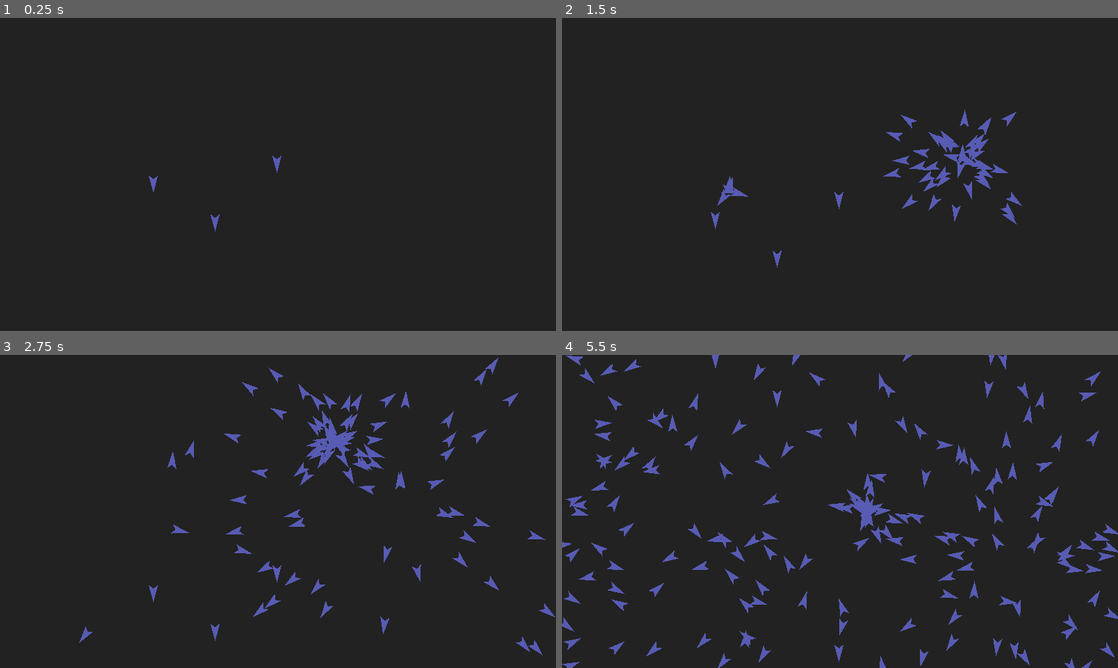
Above: before the commit, frames 1-4 (two rows, left to right).
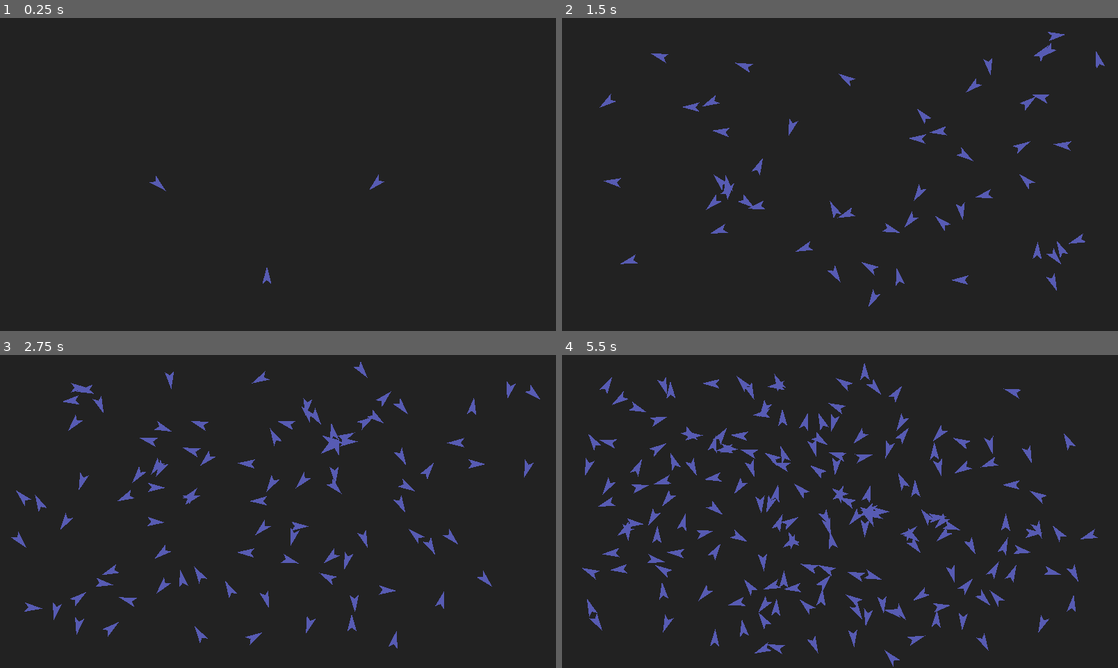
Above: after the commit, the same moments.

Repository: blinry/boids
Game: Godot game, scene res://main.tscn
Same seed, same stepped clock (60 frames per second), same inputs: the game is played once before the commit and once after it.
Inputs (mouse positions are in pixels of both pictures, inside the frame that each line leads up to):
- Up to frame 1 (0.25 s): no input
- Up to frame 2 (1.5 s): move the mouse to (962, 158) at 0.52 s; press the mouse at (962, 158) at 0.53 s; move the mouse to (728, 190) at 1.27 s; release the mouse at (728, 190) at 1.28 s; click (728, 190) at 1.35 s
- Up to frame 3 (2.75 s): move the mouse to (333, 442) at 2.02 s; press the mouse at (333, 442) at 2.03 s
- Up to frame 4 (5.5 s): move the mouse to (812, 574) at 2.77 s; release the mouse at (812, 574) at 2.78 s; click (812, 574) at 2.85 s; move the mouse to (1006, 558) at 3.52 s; press the mouse at (1006, 558) at 3.53 s; move the mouse to (673, 464) at 4.27 s; release the mouse at (673, 464) at 4.28 s; click (673, 464) at 4.35 s; move the mouse to (867, 511) at 5.02 s; press the mouse at (867, 511) at 5.03 s

The runs differ from the first frame. In frame 1, 0.2% of the frame differs, in the area x 26-70%, y 44-85%; in frame 2, 3.4%; in frame 3, 5.9%; in frame 4, 11%, in the area x 0-100%, y 0-100%.

Commit message:
Avoidance

Diff:
--- a/boid.gd
+++ b/boid.gd
@@ -3,16 +3,39 @@
 var velocity = Vector2(0, 100)
 
 func _process(delta):
+	if get_parent().average:
+		velocity += cohesion()*10
+	velocity += separation()
+
+	velocity += edge_avoid()*500
+
+	velocity *= 0.99
+
 	position += delta*velocity
 	rotation = velocity.angle()
 
+func cohesion():
+	var change = (get_parent().average-position).normalized()
+	#print(change)
+	return change
+
+func separation():
+	var change = Vector2.ZERO
+	for boid in get_tree().get_nodes_in_group("boids"):
+		var diff = (boid.position - position)
+		if diff.length() < 100:
+			change -= diff
+	return change
+
+func edge_avoid():
 	var screen_size = get_viewport_rect().size
-
-	if position.x < 0:
-		position.x = screen_size.x
-	if position.y < 0:
-		position.y = screen_size.y
-	if position.x > screen_size.x:
-		position.x = 0
-	if position.y > screen_size.y:
-		position.y = 0
+	var change = Vector2.ZERO
+	if position.x < 100:
+		change += Vector2(1, 0)
+	if position.y < 100:
+		change += Vector2(0, 1)
+	if position.x > screen_size.x-100:
+		change += Vector2(-1, 0)
+	if position.y > screen_size.y-100:
+		change += Vector2(0, -1)
+	return change
--- a/boid.tscn
+++ b/boid.tscn
@@ -2,7 +2,9 @@
 
 [ext_resource path="res://boid.gd" type="Script" id=1]
 
-[node name="Pod" type="Node2D"]
+[node name="Boid" type="Node2D" groups=[
+"boids",
+]]
 script = ExtResource( 1 )
 
 [node name="Polygon2D" type="Polygon2D" parent="."]
--- a/main.gd
+++ b/main.gd
@@ -1,8 +1,9 @@
 extends Node2D
+
+var average
 
 func _ready():
 	pass
-
 
 func _process(delta):
 	if Input.is_action_pressed("spawn"):
@@ -10,3 +11,9 @@
 		pod.position = get_global_mouse_position()
 		pod.velocity = Vector2(rand_range(-300, 300), rand_range(-300, 300))
 		add_child(pod)
+
+	average = Vector2.ZERO
+	var boids = get_tree().get_nodes_in_group("boids")
+	for boid in boids:
+		average += boid.position
+	average = average/boids.size()
--- a/main.tscn
+++ b/main.tscn
@@ -15,13 +15,13 @@
 "_edit_use_anchors_": false
 }
 
-[node name="Pod" parent="." instance=ExtResource( 1 )]
-position = Vector2( 956.544, 477.061 )
+[node name="Boid" parent="." instance=ExtResource( 1 )]
+position = Vector2( 1316.54, 543.347 )
 
-[node name="Pod2" parent="." instance=ExtResource( 1 )]
+[node name="Boid2" parent="." instance=ExtResource( 1 )]
 position = Vector2( 529.887, 545.726 )
 rotation = 0.731293
 
-[node name="Pod3" parent="." instance=ExtResource( 1 )]
-position = Vector2( 743.125, 679.509 )
+[node name="Boid3" parent="." instance=ExtResource( 1 )]
+position = Vector2( 921.411, 886.366 )
 rotation = -0.364774
